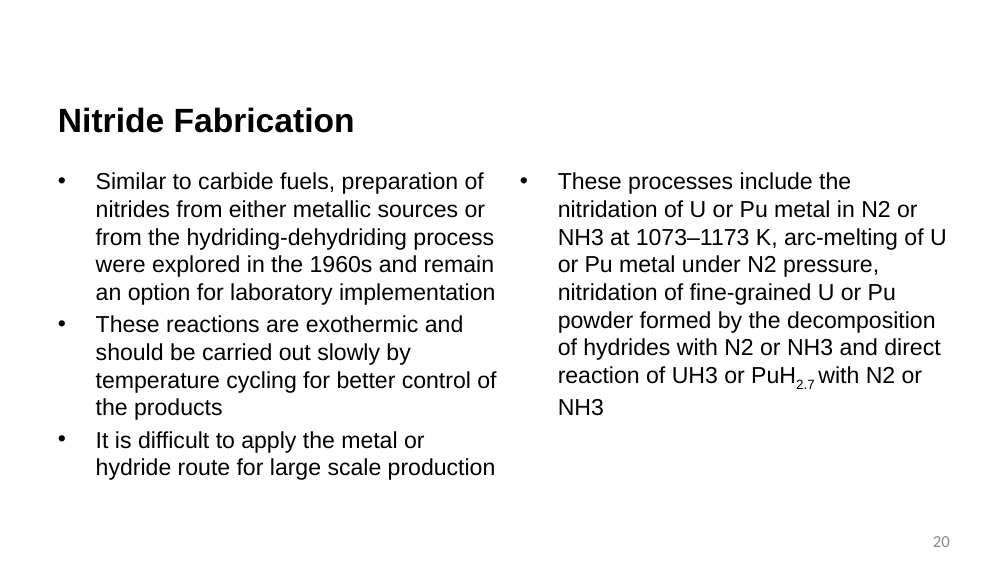
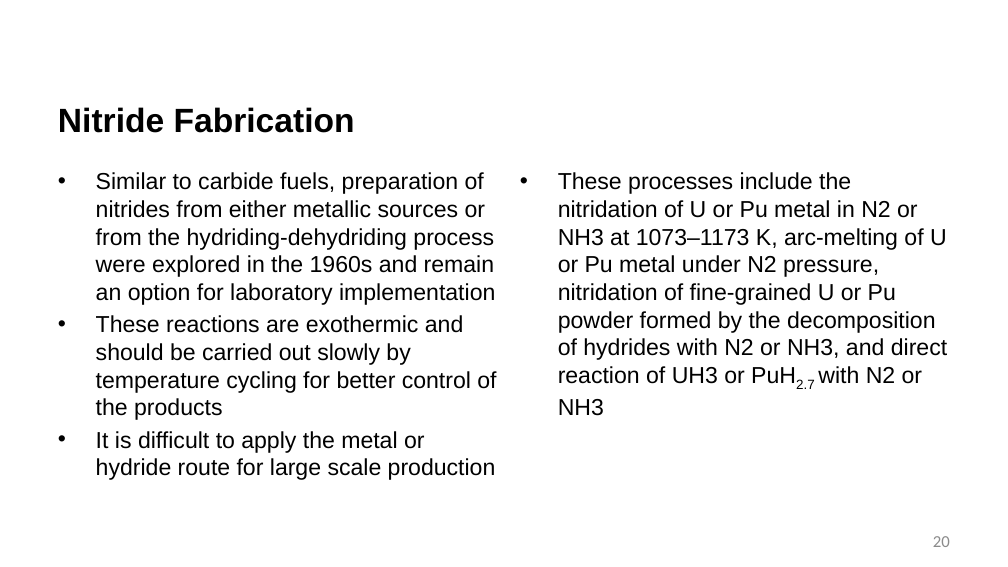
Before and after one commit to benbeeler/TEACHING, a slide deck: slide 20 of Advanced Reactor Materials/Fall2026/Lec18_nitride.pptx. Drawn at 1008x567 pixels with LibreOffice and Linux fonts; fonts in the diff are those of the drawing; background and template pictures are left out. Boxes give left, top, right and bottom in pixels: in the first picture for what was removed or moved away, otherwise in the second. Text is boxed around its words. In the diff, an @@ line names an element or a change of style, - is before the commit and + after.

```diff
--- a/Advanced Reactor Materials/Fall2026/Lec18_nitride.pptx
+++ b/Advanced Reactor Materials/Fall2026/Lec18_nitride.pptx
@@ text at (558, 172, 947, 416): text changed @@
-• These processes include the nitridation of U or Pu metal in N2 or NH3 at 1073–1173 K, arc-melting of U or Pu metal under N2 pressure, nitridation of fine-grained U or Pu powder formed by the decomposition of hydrides with N2 or NH3 and direct reaction of UH3 or PuH2.7 with N2 or NH3
+• These processes include the nitridation of U or Pu metal in N2 or NH3 at 1073–1173 K, arc-melting of U or Pu metal under N2 pressure, nitridation of fine-grained U or Pu powder formed by the decomposition of hydrides with N2 or NH3, and direct reaction of UH3 or PuH2.7 with N2 or NH3
```
Also in this commit, not shown: 13 other slides changed, 10 slides added, 4 slides removed, 2 other files.
